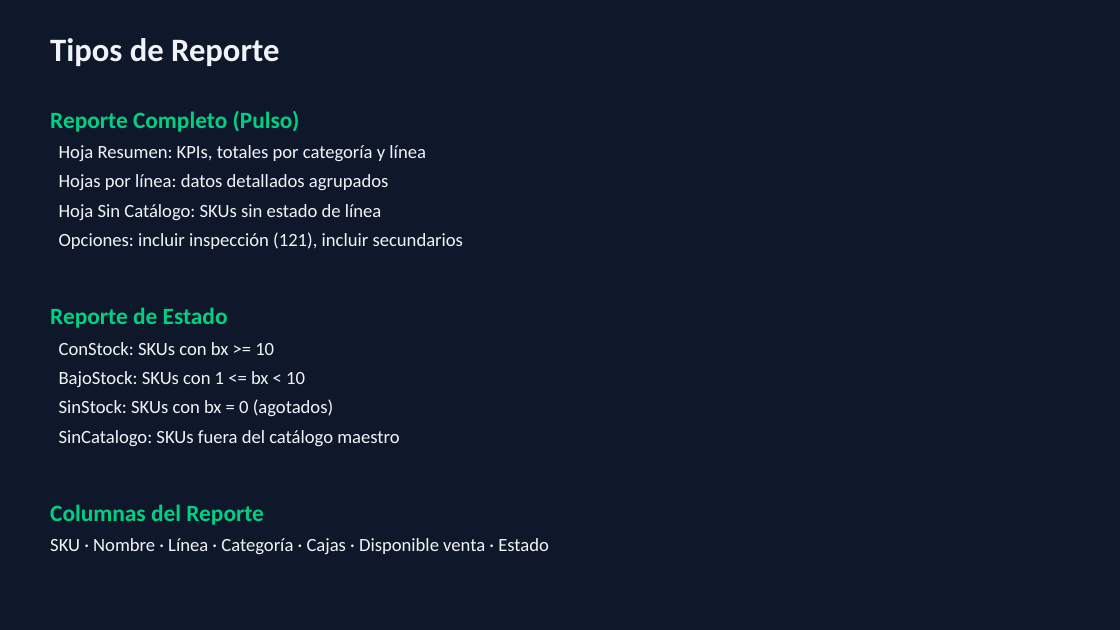
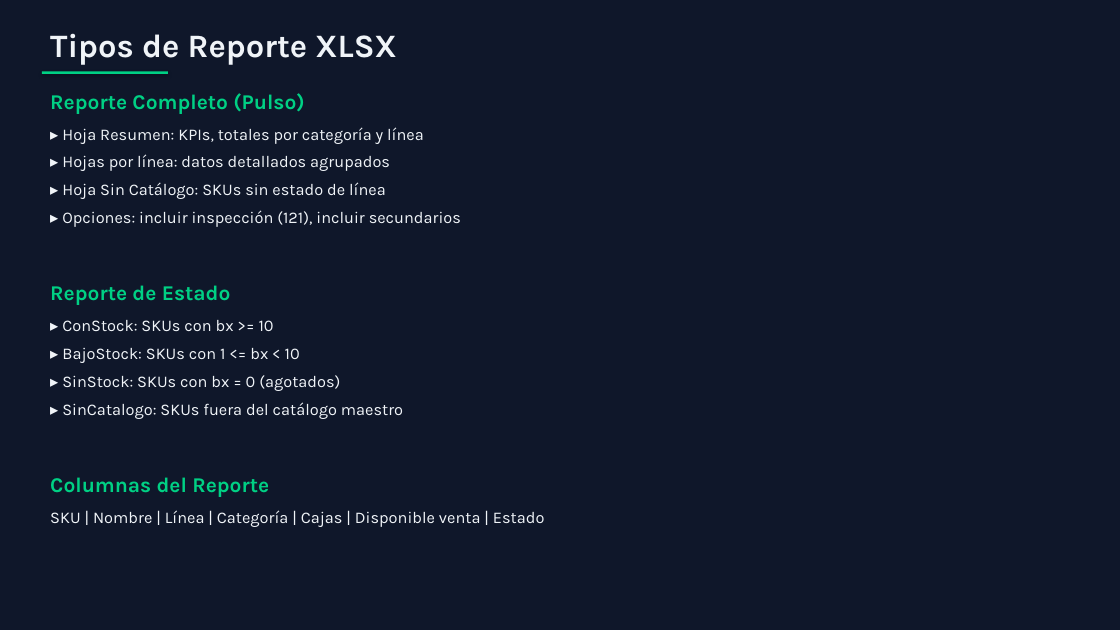
Before and after one commit to carloscus/g360-stock-reporter, a slide deck: slide 16 of StockPulse_Manual_Tecnico.pptx. Drawn at 1120x630 pixels with LibreOffice and Linux fonts; fonts in the diff are those of the drawing. Boxes give left, top, right and bottom in pixels: in the first picture for what was removed or moved away, otherwise in the second. Text is boxed around its words. In the diff, an @@ line names an element or a change of style, - is before the commit and + after.

Commit message:
docs: improved PPTX design with better typography and spacing

```diff
--- a/StockPulse_Manual_Tecnico.pptx
+++ b/StockPulse_Manual_Tecnico.pptx
@@ text at bbox=[50, 33, 397, 65]: text changed; font Calibri to Karla @@
-Tipos de Reporte
+Tipos de Reporte XLSX
@@ text "Reporte Completo (Pulso)": place and size @@
-text "Reporte Completo (Pulso)" at bbox=[50, 111, 549, 554]
+text "Reporte Completo (Pulso)" at bbox=[50, 93, 545, 527]
@@ rectangle added at bbox=[42, 71, 168, 74], fill #00D084 @@
@@ text at bbox=[50, 93, 304, 497]: size 20 to 18 pt, font Calibri to Karla in "Reporte Completo (Pulso)", "Reporte de Estado", "Columnas del Reporte"; more space between paragraphs @@
@@ text at bbox=[62, 127, 461, 227]: text changed; size 16 to 14 pt; font Calibri to Karla @@
-Hoja Resumen: KPIs, totales por categoría y línea
-Hojas por línea: datos detallados agrupados
-Hoja Sin Catálogo: SKUs sin estado de línea
-Opciones: incluir inspección (121), incluir secundarios
+▸ Hoja Resumen: KPIs, totales por categoría y línea
+▸ Hojas por línea: datos detallados agrupados
+▸ Hoja Sin Catálogo: SKUs sin estado de línea
+▸ Opciones: incluir inspección (121), incluir secundarios
@@ text at bbox=[62, 320, 403, 419]: text changed; size 16 to 14 pt; font Calibri to Karla @@
-ConStock: SKUs con bx >= 10
-BajoStock: SKUs con 1 <= bx < 10
-SinStock: SKUs con bx = 0 (agotados)
-SinCatalogo: SKUs fuera del catálogo maestro
+▸ ConStock: SKUs con bx >= 10
+▸ BajoStock: SKUs con 1 <= bx < 10
+▸ SinStock: SKUs con bx = 0 (agotados)
+▸ SinCatalogo: SKUs fuera del catálogo maestro
@@ text at bbox=[50, 510, 545, 527]: text changed; size 16 to 14 pt; font Calibri to Karla @@
-SKU · Nombre · Línea · Categoría · Cajas · Disponible venta · Estado
+SKU | Nombre | Línea | Categoría | Cajas | Disponible venta | Estado
```
Also in this commit, not shown: 25 other slides changed, 1 other file.
